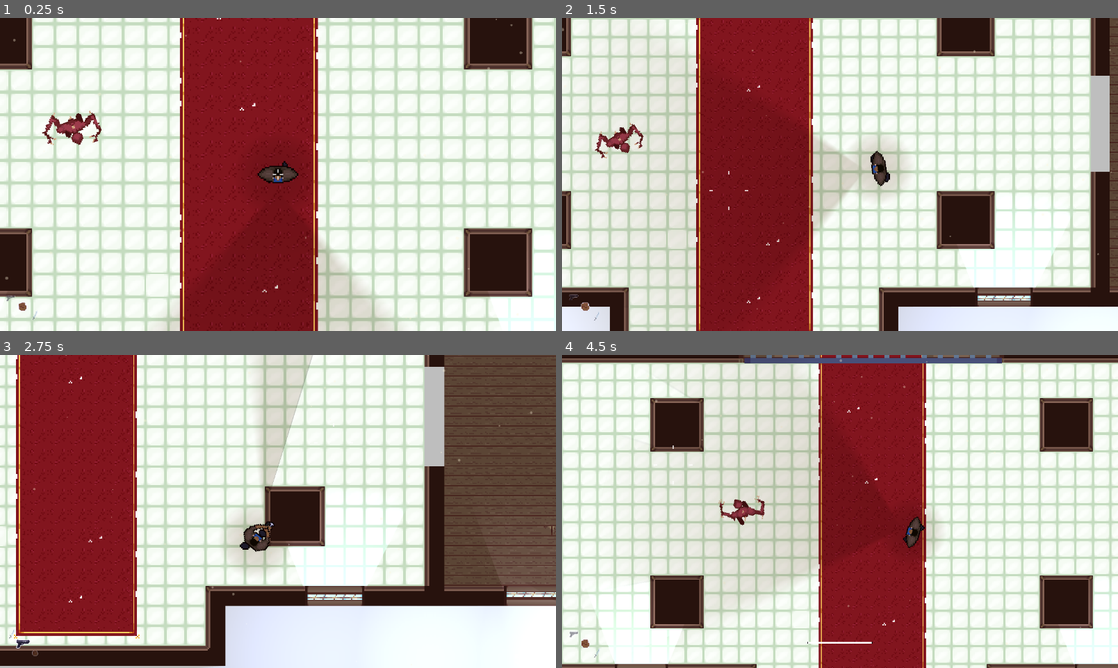
Above: before the commit, frames 1-4 (two rows, left to right).
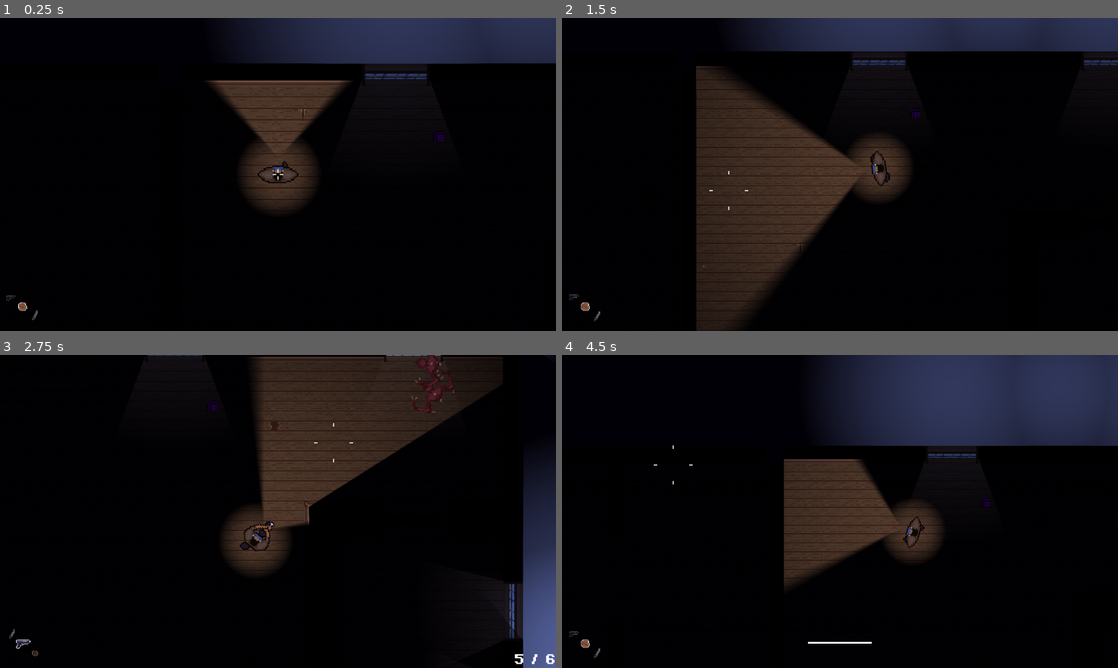
Above: after the commit, the same moments.

Repository: Gabryel-Paes/ProjetoCG
Game: Godot game, scene res://levels/rooms/lobby_tutorial.tscn
Two runs of this game, one before a commit and one after it. Both use one fixed random seed, a clock stepped at 60 frames per second and the inputs below.
Inputs (mouse positions are in pixels of both pictures, inside the frame that each line leads up to):
- Up to frame 1 (0.25 s): no input
- Up to frame 2 (1.5 s): tap Enter at 0.5 s; move the mouse to (962, 158) at 0.52 s; press the mouse at (962, 158) at 0.53 s; hold D (Right) 0.53-1.28 s; move the mouse to (728, 190) at 1.27 s; release the mouse at (728, 190) at 1.28 s; hold S (Down) from 1.28 s (still down); tap E (Interact) at 1.35 s; click (728, 190) at 1.42 s
- Up to frame 3 (2.75 s): move the mouse to (333, 442) at 2.02 s; release S (Down) at 2.03 s; hold D (Right) from 2.03 s (still down); hold Mouse wheel down (LastWeapon) from 2.03 s (still down); click (333, 442) at 2.17 s
- Up to frame 4 (4.5 s): move the mouse to (812, 574) at 2.77 s; release D (Right) at 2.78 s; release Mouse wheel down (LastWeapon) at 2.78 s; hold W (Up) 2.78-3.53 s; tap Mouse wheel up (NextWeapon) at 2.85 s; click (812, 574) at 2.92 s; move the mouse to (1006, 558) at 3.52 s; hold R (Recarregar) 3.53-4.28 s; hold A (Left) from 3.53 s (still down); click (1006, 558) at 3.67 s; move the mouse to (673, 464) at 4.27 s; tap Shift (Sprint) at 4.35 s; click (673, 464) at 4.42 s

The runs differ from the first frame. In frame 1, 100% of the frame differs, in the area x 0-100%, y 0-100%; in frame 2, 100%; in frame 3, 99%; in frame 4, 100%.

Commit message:
fix 3.8.6
ajeitei a tela de vitoria e fiz o texto das portas mais parecidos com os dos itens

Diff:
--- a/levels/rooms/lobby_tutorial.tscn
+++ b/levels/rooms/lobby_tutorial.tscn
@@ -57,7 +57,6 @@
 metadata/_edit_lock_ = true
 
 [node name="CanvasModulate" type="CanvasModulate" parent="." unique_id=1153864829]
-visible = false
 color = Color(0.011955088, 0.0026631625, 0.036364146, 1)
 
 [node name="TileMap_1sFloor" type="TileMapLayer" parent="." unique_id=1508748006 groups=["floor1_only"]]
@@ -255,8 +254,6 @@
 andar = 2
 quantidade = 150
 
-[node name="inimigos2" type="Node" parent="." unique_id=1941637650]
-
 [node name="Portas_Puzzles" type="Node" parent="." unique_id=1227242153]
 
 [node name="Door" parent="Portas_Puzzles" unique_id=1555460614 instance=ExtResource("5_6ww7p")]
@@ -346,7 +343,7 @@
 position = Vector2(3, -824)
 
 [node name="Player" parent="." unique_id=335704334 instance=ExtResource("1_guq88")]
-position = Vector2(705.00006, -671.9999)
+position = Vector2(1353, -1468)
 scale = Vector2(1.0197155, 1.0387352)
 sprint_speed = 160.0
 
@@ -358,9 +355,14 @@
 
 [node name="LeafPile3" parent="." unique_id=1636066626 instance=ExtResource("25_7ehem")]
 position = Vector2(836, -1661)
+
+[node name="chavejardim" parent="." unique_id=1164196565 instance=ExtResource("6_ad2o2")]
+position = Vector2(1258, -1989)
+key_id = "chave_jardim"
 
 [connection signal="body_entered" from="Portas_Puzzles/Trigger_Up" to="." method="_on_trigger_up_body_entered"]
 [connection signal="body_entered" from="Portas_Puzzles/Trigger_Down" to="." method="_on_trigger_down_body_entered"]
 [connection signal="collected" from="Portas_Puzzles/Key" to="Portas_Puzzles/Door" method="_on_key_collected"]
 [connection signal="collected" from="Portas_Puzzles/chaveBiblioteca" to="Portas_Puzzles/AlcapaoPorao" method="_on_key_collected"]
 [connection signal="solved" from="Portas_Puzzles/LeverPuzzle" to="Portas_Puzzles/Door" method="_on_lever_puzzle_solved"]
+[connection signal="collected" from="chavejardim" to="Portas_Puzzles/AlcapaoPorao" method="_on_key_collected"]
--- a/props/simple_door.tscn
+++ b/props/simple_door.tscn
@@ -2,6 +2,7 @@
 
 [ext_resource type="Script" uid="uid://cldaa6w7kr8dg" path="res://props/simple_door.gd" id="1_door"]
 [ext_resource type="Texture2D" uid="uid://bxoem6ckhckng" path="res://ui/assets/sprites/Atlas.png" id="2_uqrad"]
+[ext_resource type="FontFile" uid="uid://bu1xpso6ai3x0" path="res://ui/assets/fonts/PixelOperator8-Bold.ttf" id="3_font"]
 
 [sub_resource type="RectangleShape2D" id="RectangleShape2D_door"]
 size = Vector2(9.96, 49)
@@ -11,6 +12,9 @@
 
 [sub_resource type="RectangleShape2D" id="RectangleShape2D_interact"]
 size = Vector2(17, 54)
+
+[sub_resource type="CanvasItemMaterial" id="CanvasItemMaterial_door"]
+light_mode = 1
 
 [node name="SimpleDoor" type="StaticBody2D" unique_id=308717192]
 rotation = 1.545248
@@ -39,11 +43,18 @@
 shape = SubResource("RectangleShape2D_interact")
 
 [node name="Label" type="Label" parent="." unique_id=2081017020]
-offset_left = 10.0
-offset_top = -33.0
-offset_right = 63.0
-offset_bottom = -10.0
-theme_override_colors/font_color = Color(0.92629945, 2.5027991e-06, 1.540184e-06, 1)
+material = SubResource("CanvasItemMaterial_door")
+offset_left = -35.0
+offset_top = -20.0
+offset_right = 35.0
+offset_bottom = -6.0
+theme_override_colors/font_color = Color(1, 1, 1, 1)
+theme_override_colors/font_outline_color = Color(0, 0, 0, 1)
+theme_override_constants/outline_size = 4
+theme_override_fonts/font = ExtResource("3_font")
+theme_override_font_sizes/font_size = 10
+horizontal_alignment = 1
+vertical_alignment = 1
 
 [connection signal="body_entered" from="InteractArea" to="." method="_on_interact_area_body_entered"]
 [connection signal="body_exited" from="InteractArea" to="." method="_on_interact_area_body_exited"]
--- a/ui/menu/victory_screen.tscn
+++ b/ui/menu/victory_screen.tscn
@@ -10,6 +10,7 @@
 anchor_bottom = 1.0
 grow_horizontal = 2
 grow_vertical = 2
+mouse_filter = 2
 script = ExtResource("1_victory")
 
 [node name="TextSequence" parent="." unique_id=1422813070 instance=ExtResource("2_seq")]
